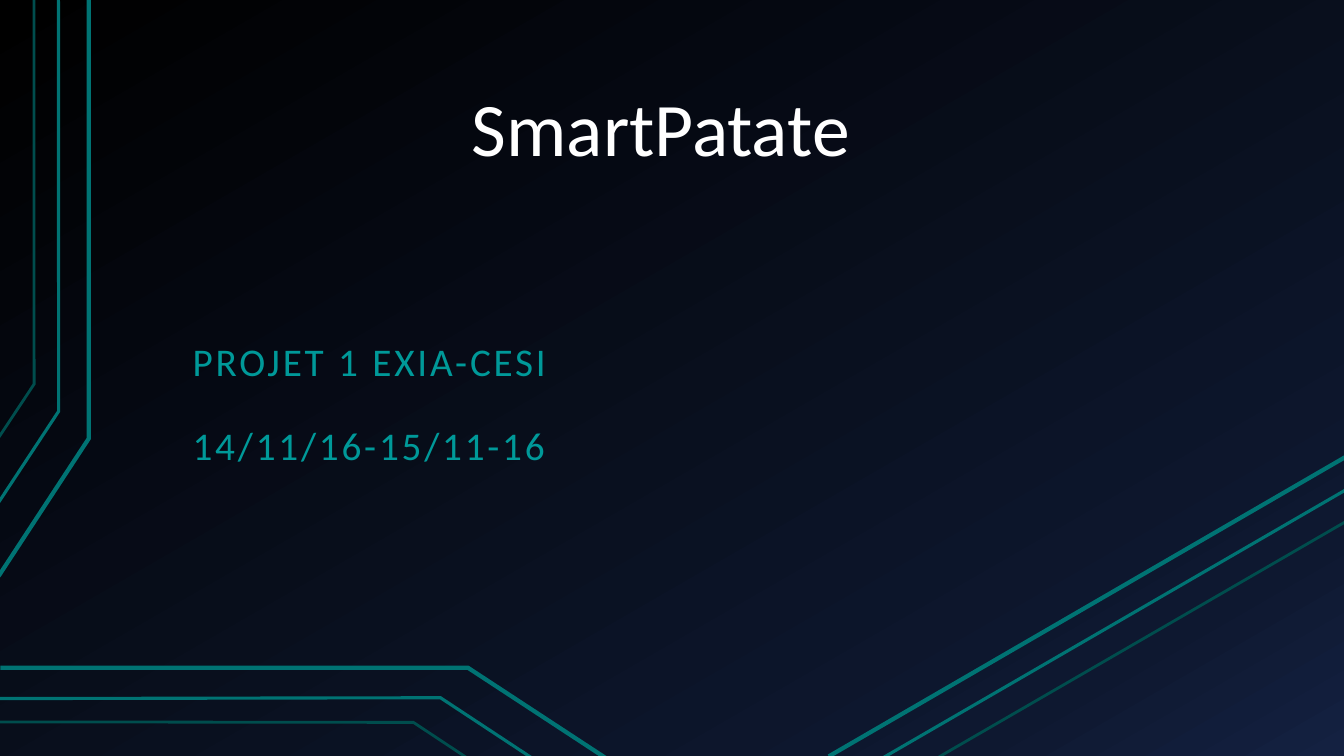
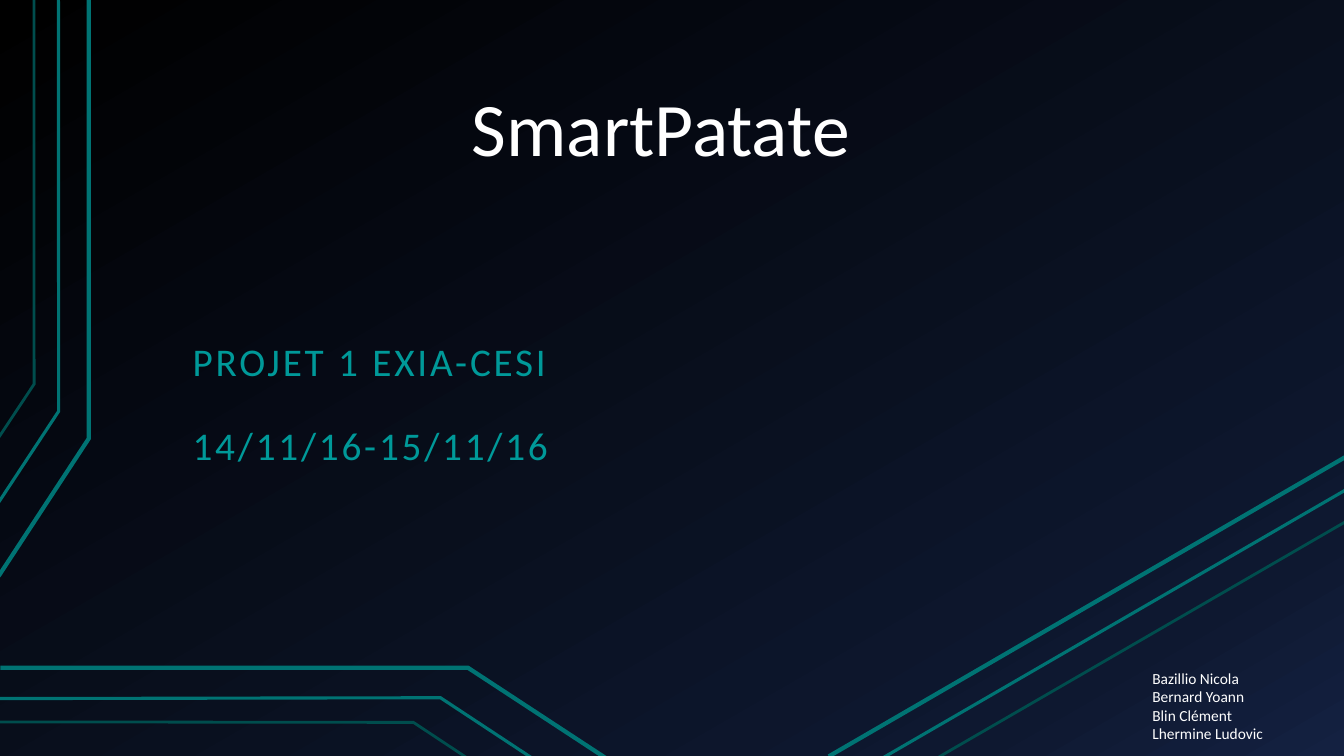
Before and after one commit to Elnicoc0/Projet1, a slide deck: slide 1 of SmartPatate.pptx. Drawn at 1344x756 pixels with LibreOffice and Linux fonts; fonts in the diff are those of the drawing. Boxes give left, top, right and bottom in pixels: in the first picture for what was removed or moved away, otherwise in the second. Text is boxed around its words. In the diff, an @@ line names an element or a change of style, - is before the commit and + after.

```diff
--- a/SmartPatate.pptx
+++ b/SmartPatate.pptx
@@ subtitle at <box>193,433,548,462</box>: text changed @@
-14/11/16-15/11-16
+14/11/16-15/11/16
@@ text added at <box>1152,673,1263,739</box>, 11 pt, text #FFFFFF @@
+Bazillio Nicola
+Bernard Yoann
+Blin Clément
+Lhermine Ludovic
```
Also in this commit, not shown: 1 other slide changed, 4 slides added, 3 slides removed, 2 other files.
